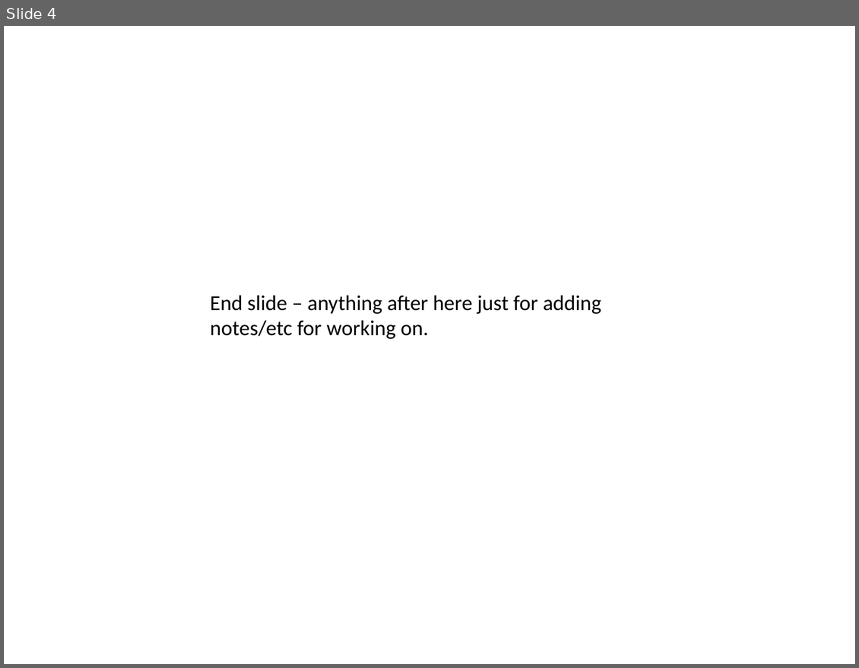
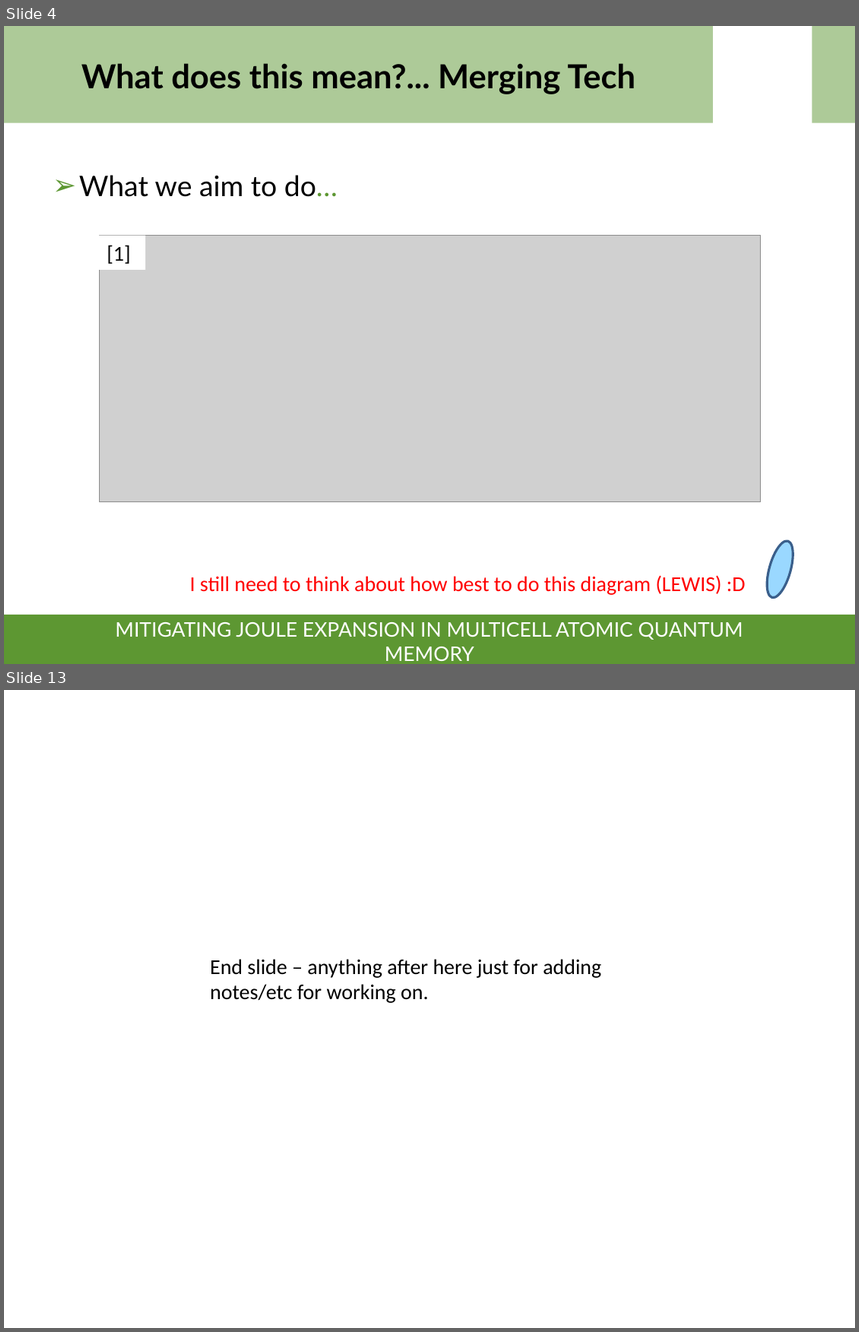
Before and after one commit to lrussell676/PH551_Group_Files, a slide deck: Main_Talk.pptx. Shown one above the other, each under a label of ours: slide 4 before the commit, slides 4 and 13 after it; the slides between them are not shown. The pictures are 859x668 and 859x1332 pixels, drawn with LibreOffice and Linux fonts; fonts in the diff are those of the drawing; grey boxes stand for pictures; background and template pictures are left out. Boxes give left, top, right and bottom in pixels: in the first picture for what was removed or moved away, otherwise in the second. Text is boxed around its words. In the diff, an @@ line names an element or a change of style, - is before the commit and + after.

```diff
--- a/Main_Talk.pptx
+++ b/Main_Talk.pptx
@@ slide 4 added at box(4, 26, 855, 664), background picture (left out) @@
@@ rectangle added at box(4, 26, 713, 123), fill #5D9732 at 50% opacity @@
@@ rectangle added at box(812, 26, 855, 123), fill #5D9732 at 50% opacity @@
@@ title added at box(82, 63, 636, 94), 28 pt, text #000000, bold @@
+What does this mean?... Merging Tech
@@ text added at box(79, 175, 338, 197), 24 pt, text #000000 @@
+➢ What we aim to do…
@@ rectangle added at box(98, 236, 145, 269), fill #FFFFFF, 18 pt, text #000000 @@
+[1]
@@ picture added at box(99, 236, 761, 503) @@
@@ ellipse added at box(762, 538, 798, 601), fill #9AD8FF, outline #3A5F8C 2 pt @@
@@ text added at box(190, 575, 746, 595), 18 pt, text #FF0000 @@
+I still need to think about how best to do this diagram (LEWIS) :D
@@ rectangle added at box(4, 615, 855, 664), fill #5D9732 @@
@@ subtitle added at box(115, 623, 743, 661), 17 pt, text #FFFFFF @@
+MITIGATING JOULE EXPANSION IN MULTICELL ATOMIC QUANTUM MEMORY
@@ what was slide 4 is now slide 13 @@
```
Also in this commit, not shown: 3 slides changed, 10 other slides added, 1 slide removed.
